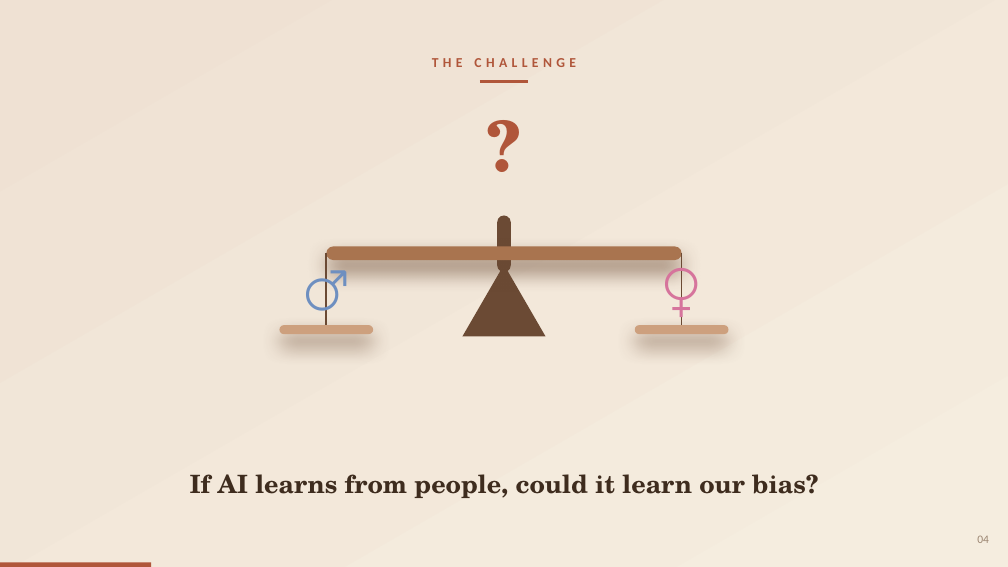
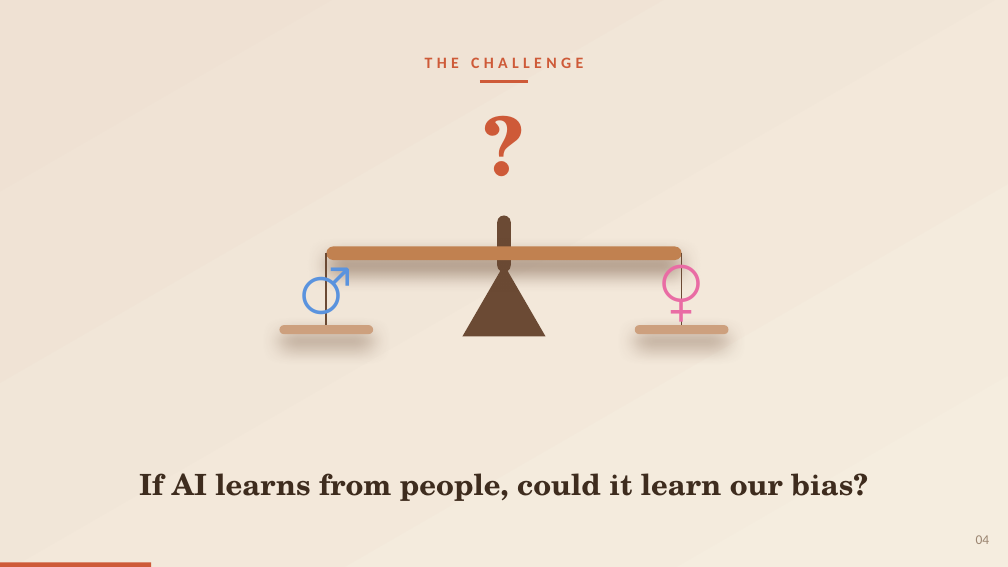
Before and after one commit to pwagle16/visual_communication, a slide deck: slide 4 of presentation/gender_bias_llm_hiring.pptx. Drawn at 1008x567 pixels with LibreOffice and Linux fonts; fonts in the diff are those of the drawing. Boxes give left, top, right and bottom in pixels: in the first picture for what was removed or moved away, otherwise in the second. Text is boxed around its words. In the diff, an @@ line names an element or a change of style, - is before the commit and + after.

```diff
--- a/presentation/gender_bias_llm_hiring.pptx
+++ b/presentation/gender_bias_llm_hiring.pptx
@@ text "THE CHALLENGE" at box(425, 57, 583, 68): size 13 to 15.1 pt, text colour #B0563A to #CE5A38 @@
@@ elbow line (480, 82) - (529, 82): stroke #B0563A 2.2 pt to #CE5A38 2.2 pt @@
@@ text "?" at box(451, 102, 557, 185): size 66 to 76.5 pt, text colour #B0563A to #CE5A38 @@
@@ text "♂" at box(266, 253, 387, 321): size 48 to 55.7 pt, text colour #6E8FC0 to #5A93DE @@
@@ rounded rectangle at box(327, 247, 682, 260): fill #A9744F to #C18150 @@
@@ text "♀" at box(622, 253, 743, 321): size 48 to 55.7 pt, text colour #D6749C to #E96CA4 @@
@@ text "If AI learns from people, ..." at box(139, 473, 868, 501): size 24 to 27.8 pt @@
@@ text "04" at box(976, 535, 990, 544): size 11 to 12.8 pt @@
@@ rectangle at box(0, 563, 151, 567): fill #B0563A to #CE5A38 @@
```
Also in this commit, not shown: 9 other slides changed.
